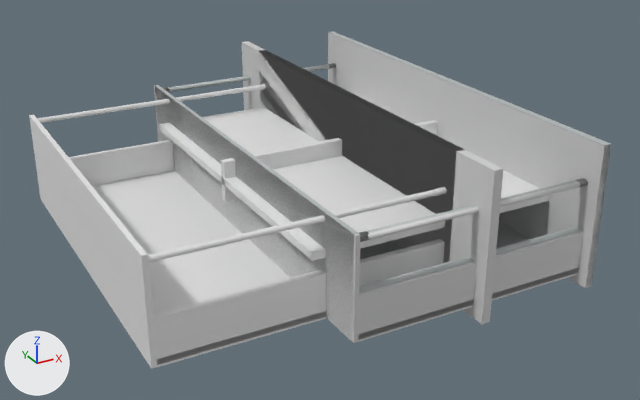
The COLLADA model IAIKitchen/IAIDrawerW100H29/IAIDrawerW100H29.dae as it was, and as the next commit left it.
The view is the same before and after, from a 50 mm camera at (-0.904, -1.539, 0.681) aimed at (-0.091, -0.059, -0.059). The lights are fixed; the arrows at lower left show +X, +Y and +Z. Objects named as collision shapes, trigger or cutter boxes, shadow casters or lower levels of detail are left out. Where no turn or scale is listed for an object, it has been applied to the vertices.
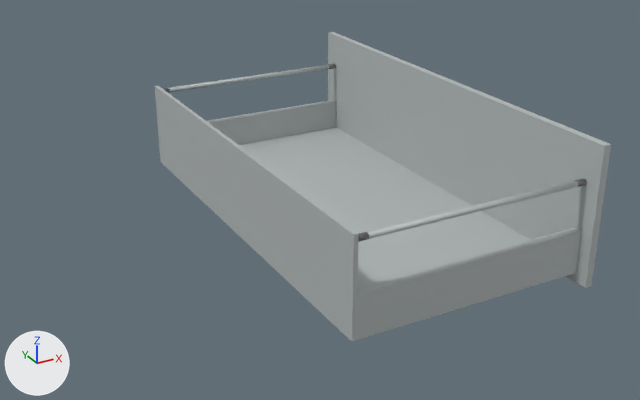
The change in detail:
Object 'IAIDrawerW100H29' (ob_iaidrawerw100h29) moves from (0.0, 0.0, 0.001) to (0.0, 0.0, 0.0).
Object 'Cube_011' (ob_cube_011) is deleted.
Object 'Cylinder_001' (ob_cylinder_001) is deleted.
Object 'Cylinder_002' (ob_cylinder_002) is deleted.
Object 'Cube_003' (ob_cube_003) is deleted.
Object 'Cube_004' (ob_cube_004) is deleted.
Object 'Cube_005' (ob_cube_005) is deleted.
Object 'Cube_007' (ob_cube_007) is deleted.
Object 'Cube_008' (ob_cube_008) is deleted.
Object 'Cube_006' (ob_cube_006) is deleted.
Object 'Cube_002' (ob_cube_002) is deleted.
Object 'Cube' (ob_cube) is deleted.

Boxes (x1, y1, x2, y2) around the edits, measured in the pictures (640 x 400 px):
'IAIDrawerW100H29', moved: before (155, 32, 611, 339); after (155, 32, 611, 342)
'Cube_011', deleted: before (154, 33, 610, 343)
'Cube_007', deleted: before (92, 171, 326, 367)
'Cube_006', deleted: before (159, 107, 550, 261)
'Cube', deleted: before (242, 41, 503, 324)
'Cube_004', deleted: before (29, 115, 158, 369)
'Cube_008', deleted: before (153, 239, 445, 364)
'Cube_003', deleted: before (259, 50, 465, 263)
'Cube_005', deleted: before (69, 140, 175, 186)
'Cube_002', deleted: before (221, 120, 438, 202)
'Cylinder_001', deleted: before (148, 187, 447, 263)
'Cylinder_002', deleted: before (37, 84, 266, 123)
